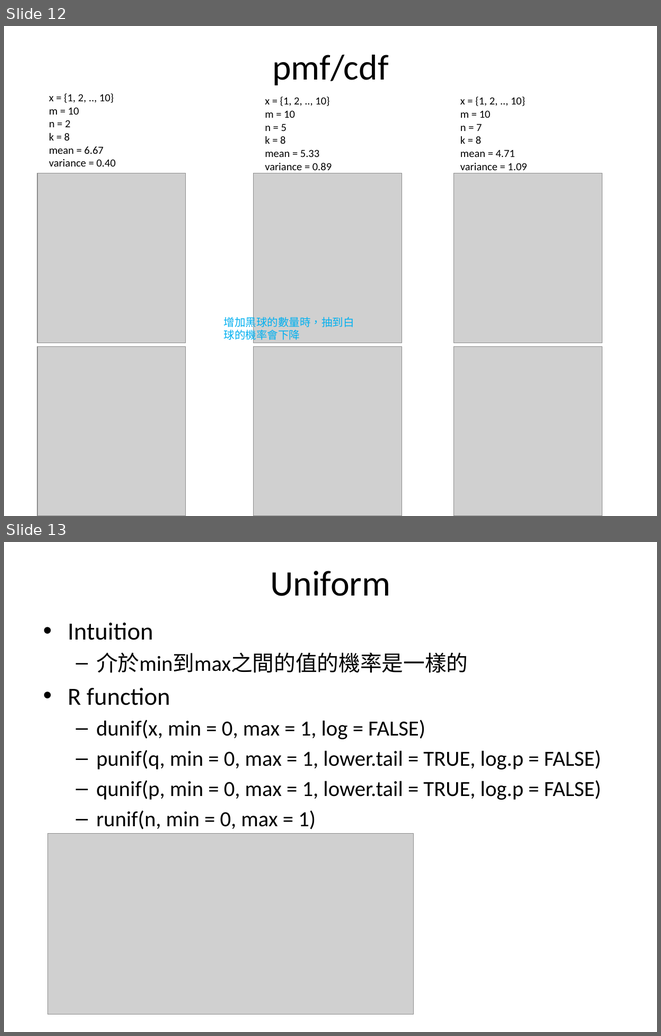
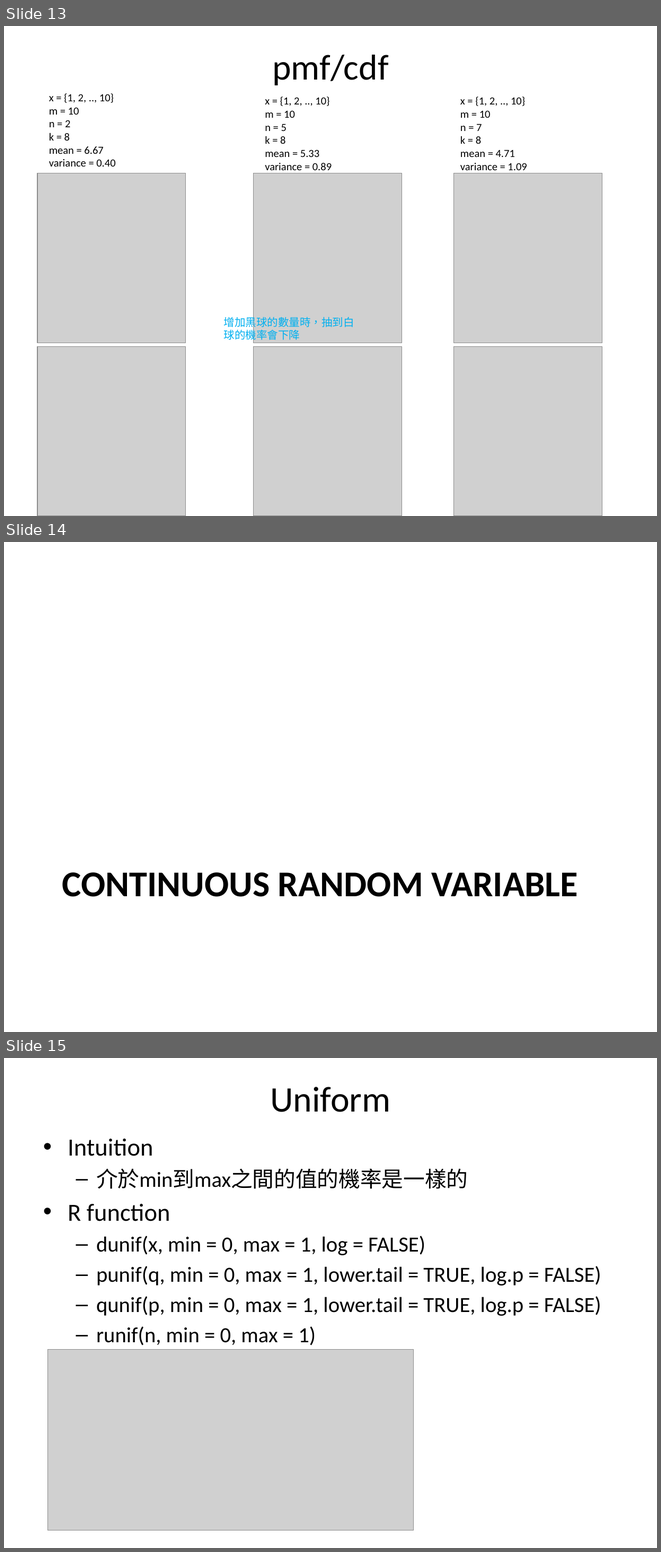
Before and after one commit to fuchingy/data_science, a slide deck: probability/doc/random_variable_distribution.pptx. Shown one above the other, each under a label of ours: slides 12 and 13 before the commit, slides 13, 14 and 15 after it. The pictures are 661x1036 and 661x1552 pixels, drawn with LibreOffice and Linux fonts; fonts in the diff are those of the drawing; grey boxes stand for pictures. Boxes give left, top, right and bottom in pixels: in the first picture for what was removed or moved away, otherwise in the second. Text is boxed around its words. In the diff, an @@ line names an element or a change of style, - is before the commit and + after.

```diff
--- a/probability/doc/random_variable_distribution.pptx
+++ b/probability/doc/random_variable_distribution.pptx
@@ slide 14 added at [4,542,657,1032], background #FFFFFF @@
@@ title added at [62,872,578,897], 40 pt, text #000000, bold @@
+CONTINUOUS RANDOM VARIABLE
@@ what was slide 12 is now slide 13 @@
@@ what was slide 13 is now slide 15 @@
```
Also in this commit, not shown: 5 slides changed, 1 other slide added, 1 other file.
